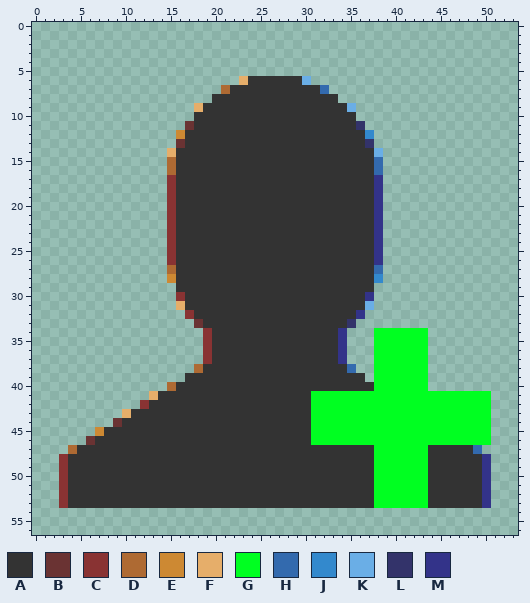
Edited in one commit: pixel-art sprite (assets/images/Programs/Worker_Add.png). This is how it looked before the edit.
The file is 54x57 pixels. Colours within 5 levels of each other are drawn and written as one.
Palette (. is transparent): A #333333  B #6a3333  C #893333  D #ae6a33  E #cd8933  F #e6ae6a  G #00ff21  H #336aae  J #3389cd  K #6aaee6  L #33336a  M #333389
After the commit:
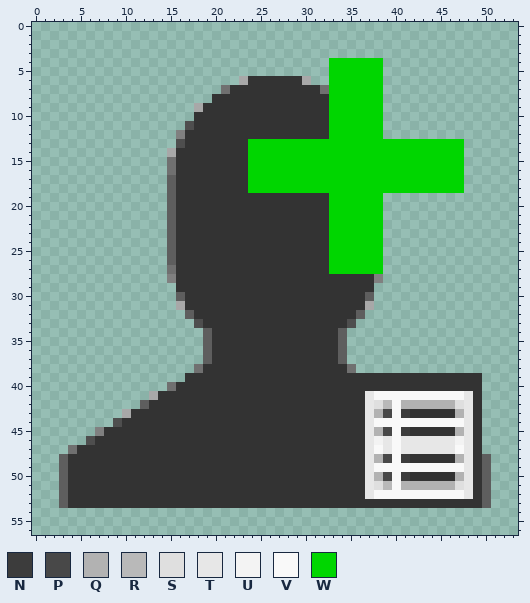
Colours new in this view: N #3c3c3c  P #484848  Q #b2b2b2  R #b9b9b9  S #dfdfdf  T #e7e7e7  U #f3f3f3  V #f9f9f9  W #00d600
Message: Added correct icons for workers and borrowers the Add/Modify/Delete icons should now show properly for all entities
Diff:
colour B: #6a3333 -> #4e4e4e
colour C: #893333 -> #5e5e5e
colour D: #ae6a33 -> #707070
colour E: #cd8933 -> #808080
colour F: #e6ae6a -> #a8a8a8
Changed rows in their new state; - is a pixel that keeps its letter.
first column x 24:
 4 ---------WWWWWW------------
 5 ---------WWWWWW------------
 6 ------F--WWWWWW------------
 7 --------DWWWWWW------------
 8 ---------WWWWWW------------
 9 ---------WWWWWW------------
10 ---------WWWWWW------------
11 ---------WWWWWW------------
12 ---------WWWWWW------------
13 WWWWWWWWWWWWWWWWWWWWWWWW---
14 WWWWWWWWWWWWWWWWWWWWWWWW---
15 WWWWWWWWWWWWWWWWWWWWWWWW---
16 WWWWWWWWWWWWWWWWWWWWWWWW---
17 WWWWWWWWWWWWWWWWWWWWWWWW---
18 WWWWWWWWWWWWWWWWWWWWWWWW---
19 ---------WWWWWW------------
20 ---------WWWWWW------------
21 ---------WWWWWW------------
22 ---------WWWWWW------------
23 ---------WWWWWW------------
24 ---------WWWWWW------------
25 ---------WWWWWW------------
26 ---------WWWWWW------------
27 ---------WWWWWW------------
28 --------------E------------
30 -------------C-------------
31 -------------F-------------
32 ------------C--------------
33 -----------B---------------
34 ----------C---......-------
35 ----------C---......-------
36 ----------C---......-------
37 ----------C---......-------
38 -----------D--......-------
39 -------------AAAAAAAAAAAAA-
40 --------------AAAAAAAAAAAA-
41 -------AAAAAATVVVVVVVVVVTA.
42 -------AAAAAATSRVQQQQQQSTA.
43 -------AAAAAATQPVNAAAAAQTA.
44 -------AAAAAATVVVVVVVVVVTA.
45 -------AAAAAATQPVNAAAAAQTA.
46 -------AAAAAATUTVTTTTTTUTA.
47 -------------TVTVTTTTTTVTA-
48 -------------TQPVNAA---QT-C
49 -------------TVVVVVVVVVVT-C
50 -------------TQPVNAA---QT-C
51 -------------TSRVQQQQQQST-C
52 -------------TVVVVVVVVVVT-C
53 --------------AAAAAA------C
Where, in picture pixels (left, top, right, bottom), the same in both pictures:
changed: (248, 58, 491, 508)
changed: (59, 76, 248, 508)
